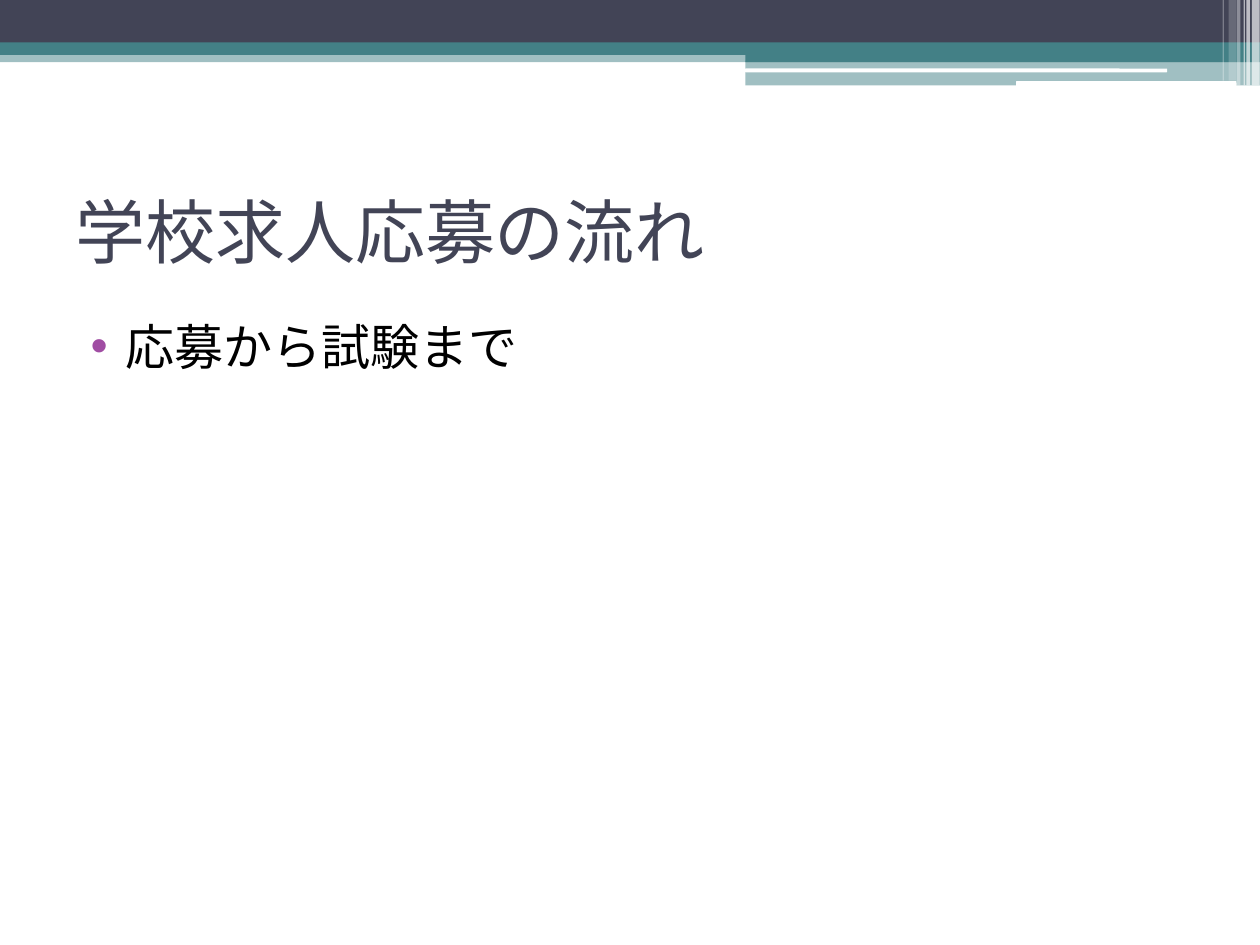
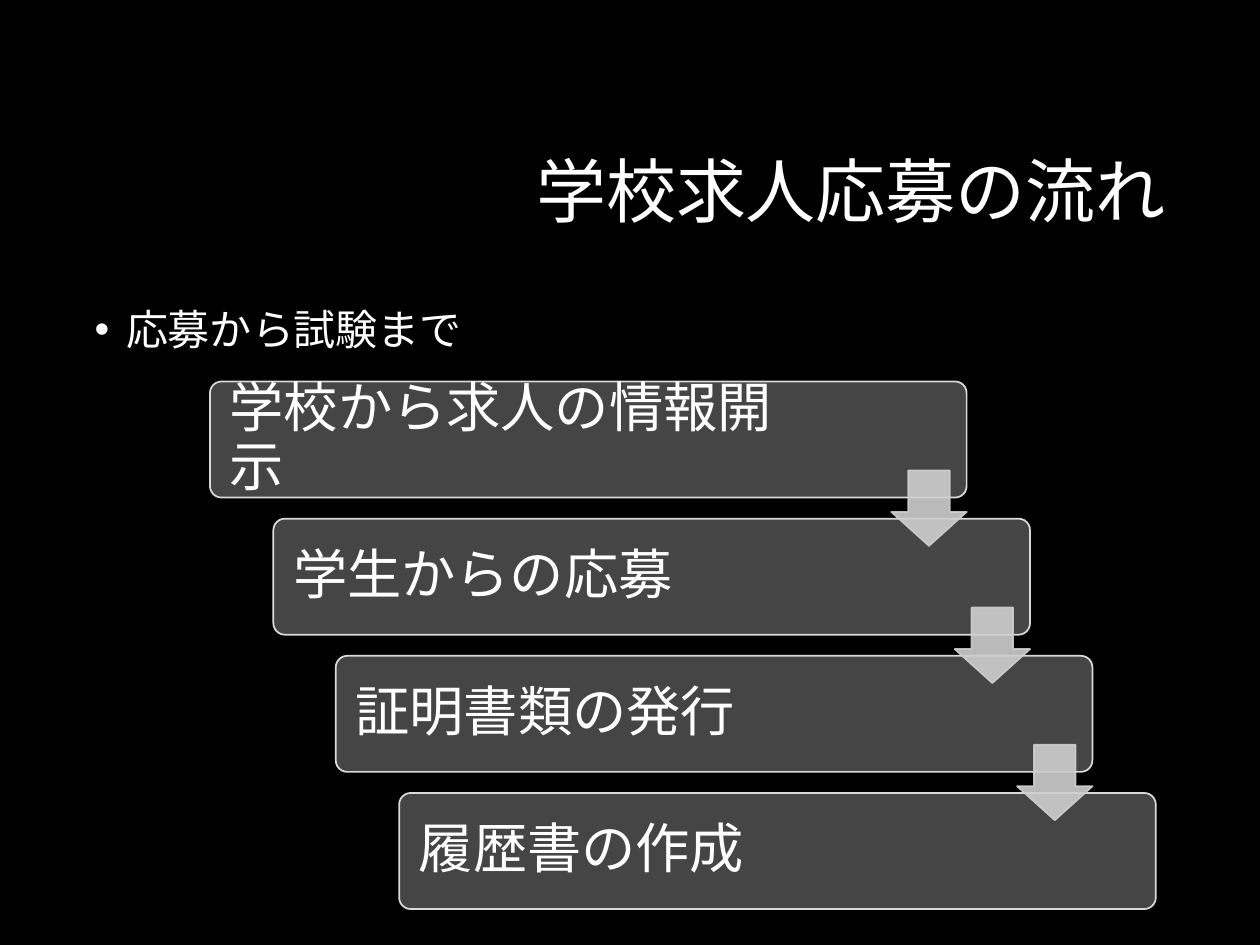
Before and after one commit to YoshihiroUEDA/shushoku, a slide deck: slide 15 of 就職指導週間（大橋校講義用PP）.pptx (slide 12 before the commit). Drawn at 1260x945 pixels with LibreOffice and Linux fonts; fonts in the diff are those of the drawing; background and template pictures are left out. Boxes give left, top, right and bottom in pixels: in the first picture for what was removed or moved away, otherwise in the second. Text is boxed around its words. In the diff, an @@ line names an element or a change of style, - is before the commit and + after.

```diff
--- a/就職指導週間（大橋校講義用PP）.pptx
+++ b/就職指導週間（大橋校講義用PP）.pptx
@@ background #FFFFFF to #000000 @@
@@ rectangle removed at (0,0,1260,43) @@
@@ rectangle removed at (1222,0,1223,81) @@
@@ rectangle removed at (1228,0,1236,81) @@
@@ rectangle removed at (1237,0,1241,86) @@
@@ rectangle removed at (1244,0,1245,86) @@
@@ rectangle removed at (1246,0,1250,86) @@
@@ rectangle removed at (1252,0,1260,86) @@
@@ rectangle removed at (0,50,1260,62) @@
@@ rectangle removed at (0,43,1260,55) @@
@@ rectangle removed at (746,49,1260,62) @@
@@ rounded rectangle removed at (745,68,1167,72) @@
@@ rectangle removed at (746,60,1260,86) @@
@@ rounded rectangle removed at (1016,81,1236,86) @@
@@ title "学校求人応募の流れ": place and size @@
-title "学校求人応募の流れ" at (75,199,704,264)
+title "学校求人応募の流れ" at (536,158,1165,223)
@@ title "学校求人応募の流れ" at (536,158,1165,223): text colour #424456 to #FFFFFF; alignment left to right; line spacing 1 to 0.9 @@
@@ text "応募から試験まで": place and size @@
-text "応募から試験まで" at (126,323,517,369)
+text "応募から試験まで" at (126,309,462,349)
@@ text "応募から試験まで" at (126,309,462,349): size 28 to 24 pt, text colour #000000 to #FFFFFF; indent changed; line spacing 1 to 0.9; more space between paragraphs @@
@@ group added at (210,372,1157,908): 4 rounded rectangles, 4 texts, 3 down arrows @@
+学校から求人の情報開示
+学生からの応募
+証明書類の発行
+履歴書の作成
```
Also in this commit, not shown: 25 other slides changed, 5 slides added, 2 slides removed.
